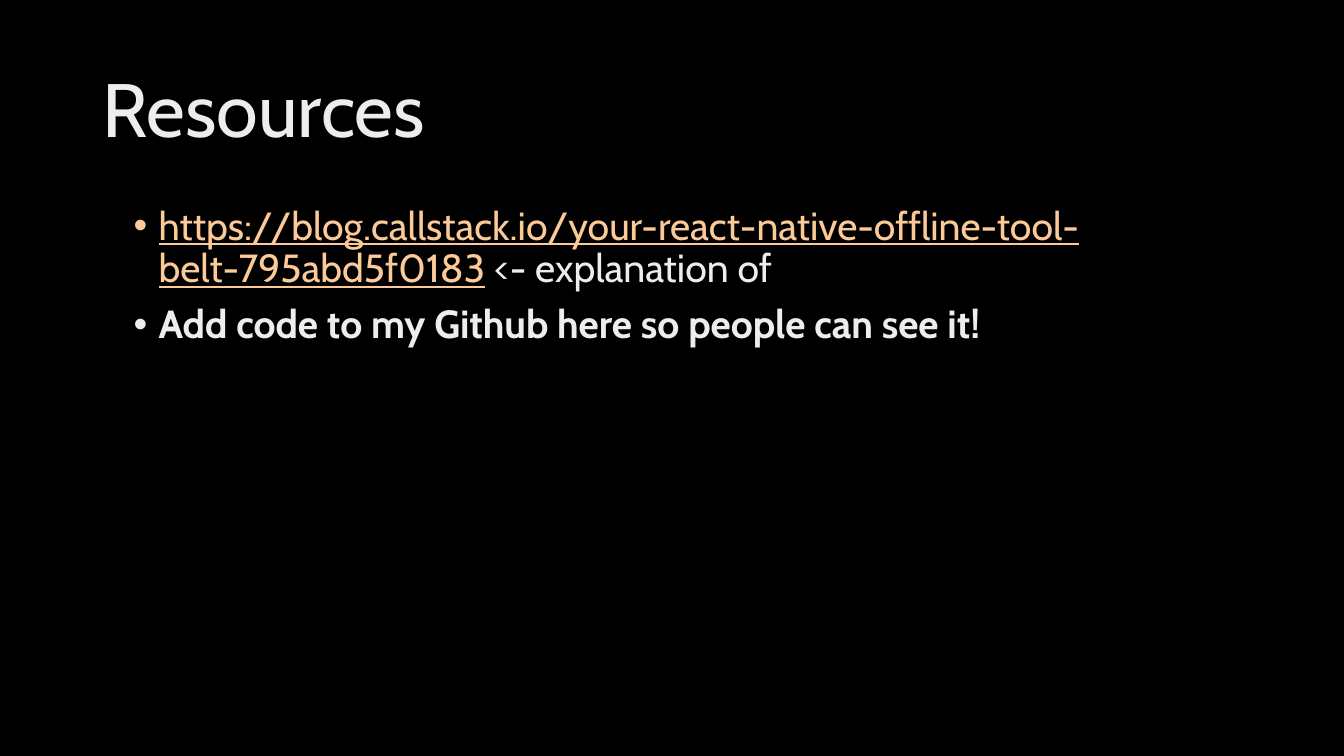
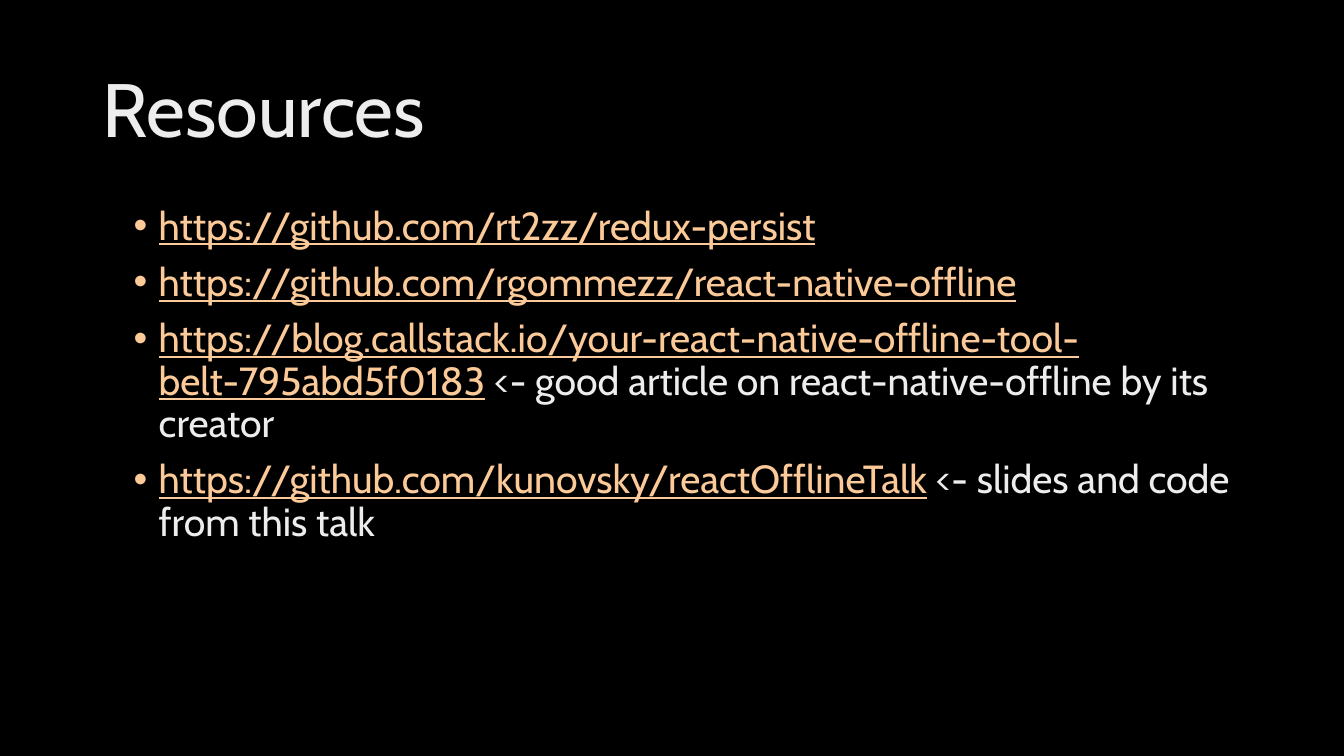
Before and after one commit to kunovsky/reactOfflineTalk, a slide deck: slide 23 of react_offline_talk.pptx (slide 17 before the commit). Drawn at 1344x756 pixels with LibreOffice and Linux fonts; fonts in the diff are those of the drawing; background and template pictures are left out. Boxes give left, top, right and bottom in pixels: in the first picture for what was removed or moved away, otherwise in the second. Text is boxed around its words. In the diff, an @@ line names an element or a change of style, - is before the commit and + after.

```diff
--- a/react_offline_talk.pptx
+++ b/react_offline_talk.pptx
@@ text at bbox=[159, 210, 1230, 537]: text changed @@
-• https://blog.callstack.io/your-react-native-offline-tool-belt-795abd5f0183 <- explanation of
-• Add code to my Github here so people can see it!
+• https://github.com/rt2zz/redux-persist
+• https://github.com/rgommezz/react-native-offline
+• https://blog.callstack.io/your-react-native-offline-tool-belt-795abd5f0183 <- good article on react-native-offline by its creator
+• https://github.com/kunovsky/reactOfflineTalk <- slides and code from this talk
```
Also in this commit, not shown: 5 other slides changed, 8 slides added, 2 slides removed, 2 other files.
